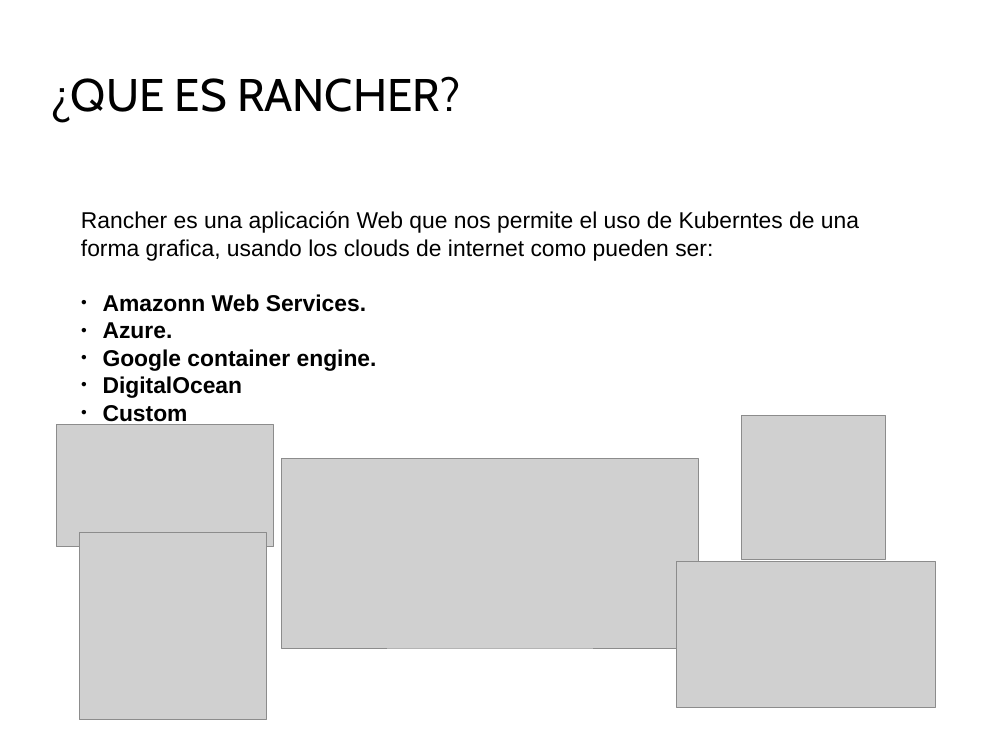
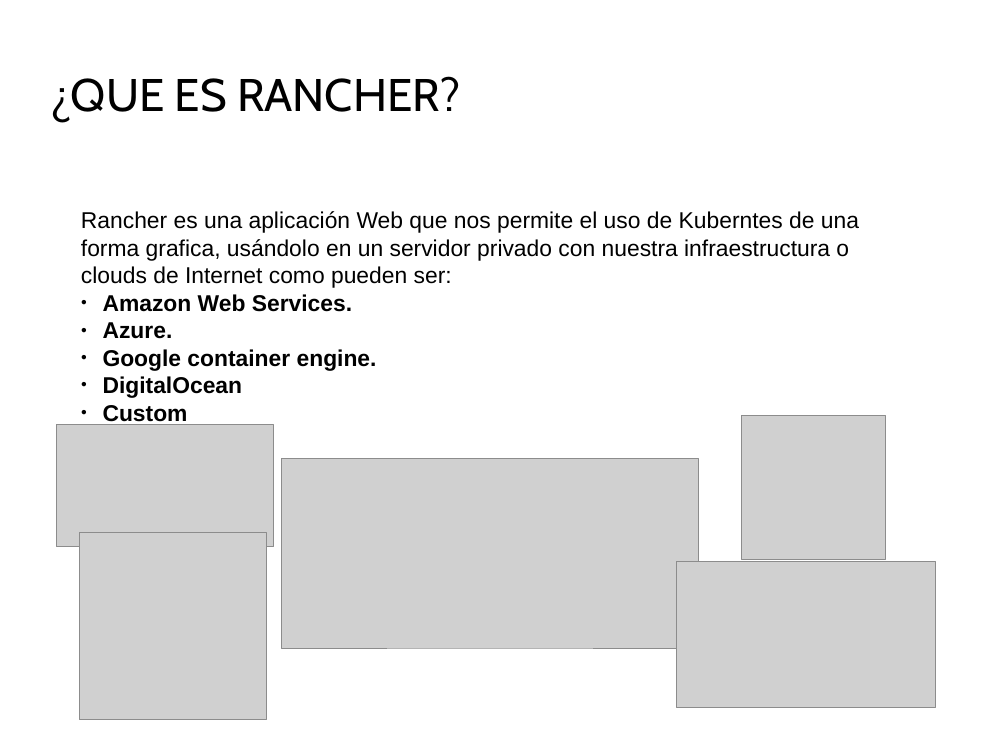
Before and after one commit to Juanjosegongora/kubernetes, a slide deck: slide 13 of proyecto_kubernetes.odp (slide 6 before the commit). Drawn at 1008x756 pixels with LibreOffice and Linux fonts; fonts in the diff are those of the drawing; grey boxes stand for pictures; background and template pictures are left out. Boxes give left, top, right and bottom in pixels: in the first picture for what was removed or moved away, otherwise in the second. Text is boxed around its words. In the diff, an @@ line names an element or a change of style, - is before the commit and + after.

```diff
--- a/proyecto_kubernetes.odp
+++ b/proyecto_kubernetes.odp
@@ text at <box>81,211,859,312</box>: text changed @@
-Rancher es una aplicación Web que nos permite el uso de Kuberntes de una forma grafica, usando los clouds de internet como pueden ser:
-● Amazonn Web Services.
+Rancher es una aplicación Web que nos permite el uso de Kuberntes de una forma grafica, usándolo en un servidor privado con nuestra infraestructura o clouds de Internet como pueden ser:
+● Amazon Web Services.
```
Also in this commit, not shown: 5 other slides changed, 8 slides added, 1 other file.
